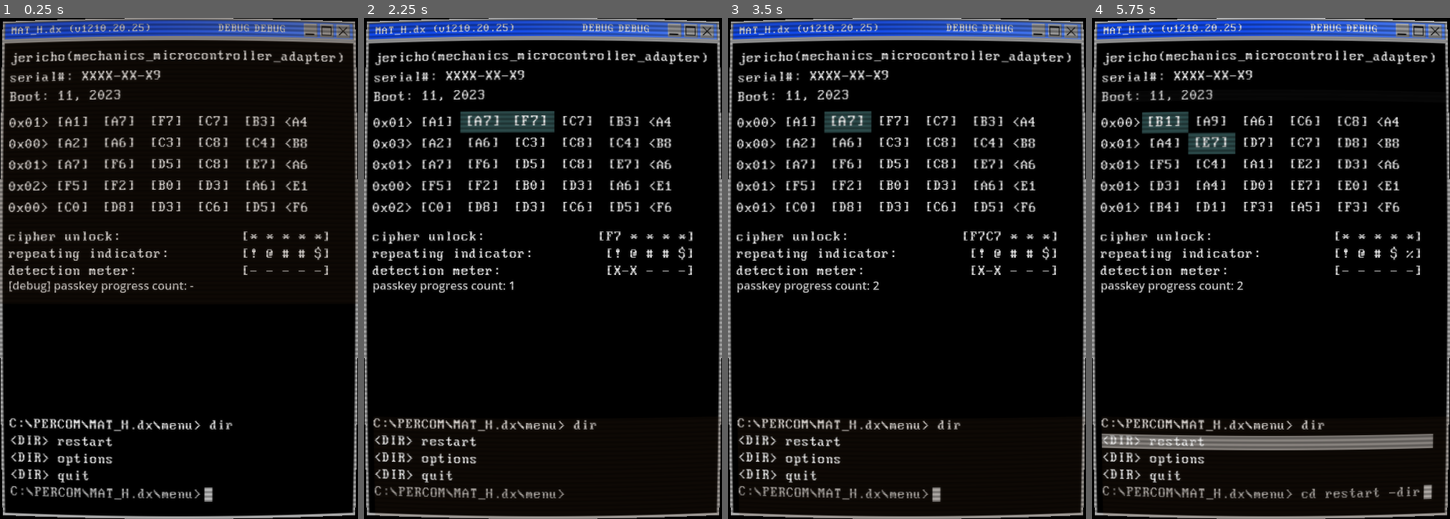
Above: before the commit, frames 1-4 (left to right).
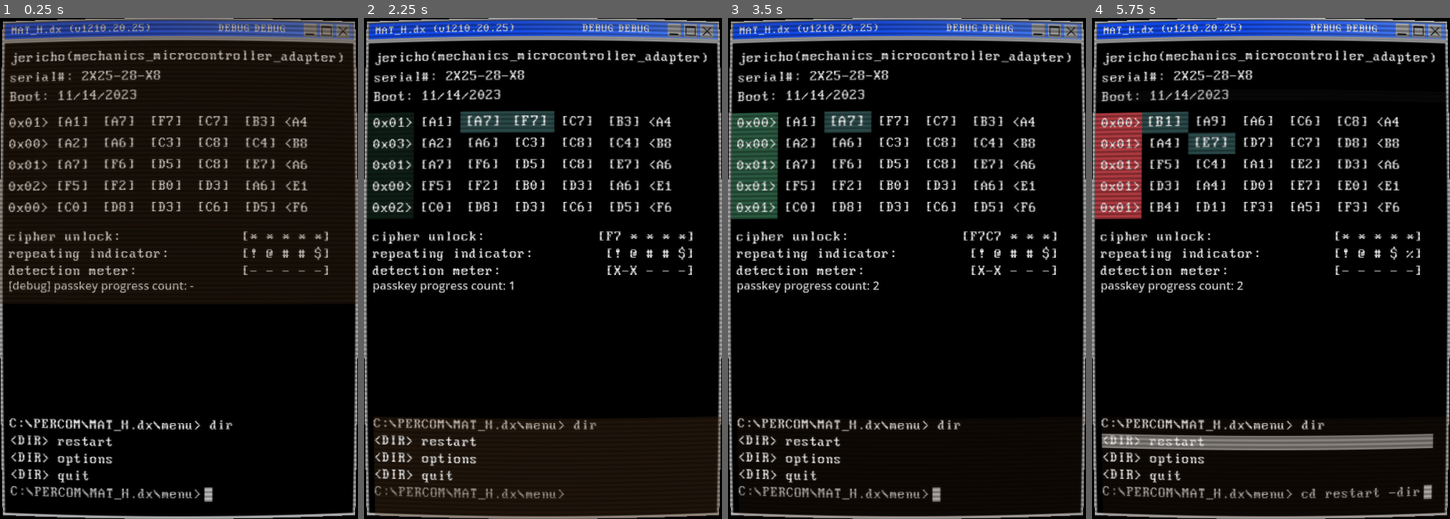
Above: after the commit, the same moments.

Repository: RusanJoshi/MAT_H.dx
Game: Godot game, scene res://main scenes/main.tscn
Two runs of this game, one before a commit and one after it. Both use one fixed random seed, a clock stepped at 60 frames per second and the inputs below.
Inputs (mouse positions are in pixels of both pictures, inside the frame that each line leads up to):
- Up to frame 1 (0.25 s): no input
- Up to frame 2 (2.25 s): drag from (435, 123) to (532, 123) at 0.52 s; drag from (482, 123) to (578, 123) at 1.27 s; tap Enter at 2 s; move the mouse to (532, 123) at 2.02 s; hold Right (right_key) from 2.03 s (still down); tap Tab (tab_key) at 2.1 s; click (532, 123) at 2.17 s
- Up to frame 3 (3.5 s): tap R (r_key) at 2.3 s; release Right (right_key) at 2.75 s; drag from (942, 123) to (846, 123) at 2.77 s
- Up to frame 4 (5.75 s): drag from (1353, 123) to (1260, 123) at 3.52 s; drag from (1163, 143) to (1353, 123) at 4.27 s; tap Space (spacebar_key) at 5, 5.3 s; move the mouse to (1210, 143) at 5.02 s; hold Down (down_key) from 5.03 s (still down); tap R (r_key) at 5.1 s; click (1210, 143) at 5.17 s

The runs differ from the first frame. In frame 1, 0.6% of the frame differs, in the area x 1-99%, y 2-51%; in frame 2, 1.9%; in frame 3, 2.9%; in frame 4, 3.0%, in the area x 0-45%, y 10-41%.

Commit message:
hemlock port commit 01/26

Diff:
--- a/main scenes/main.tscn
+++ b/main scenes/main.tscn
@@ -33,6 +33,18 @@
 "update": 0,
 "values": [Vector2(0, 0)]
 }
+tracks/1/type = "value"
+tracks/1/imported = false
+tracks/1/enabled = true
+tracks/1/path = NodePath("FocusHighlightBackground:theme_override_styles/panel:bg_color")
+tracks/1/interp = 1
+tracks/1/loop_wrap = true
+tracks/1/keys = {
+"times": PackedFloat32Array(0),
+"transitions": PackedFloat32Array(1),
+"update": 0,
+"values": [Color(0.392157, 0.254902, 0.137255, 0.156863)]
+}
 
 [sub_resource type="Animation" id="Animation_a5774"]
 resource_name = "RollingBarAnimation"
@@ -50,8 +62,25 @@
 "values": [Vector2(0, 0), Vector2(0, 700)]
 }
 
+[sub_resource type="Animation" id="Animation_is1ea"]
+resource_name = "FocusDimming"
+length = 0.5
+tracks/0/type = "value"
+tracks/0/imported = false
+tracks/0/enabled = true
+tracks/0/path = NodePath("FocusHighlightBackground:theme_override_styles/panel:bg_color")
+tracks/0/interp = 1
+tracks/0/loop_wrap = true
+tracks/0/keys = {
+"times": PackedFloat32Array(0, 0.5),
+"transitions": PackedFloat32Array(1, 1),
+"update": 0,
+"values": [Color(0.392157, 0.254902, 0.137255, 0.392157), Color(0.392157, 0.254902, 0.137255, 0.156863)]
+}
+
 [sub_resource type="AnimationLibrary" id="AnimationLibrary_lxix7"]
 _data = {
+"FocusDimming": SubResource("Animation_is1ea"),
 "RESET": SubResource("Animation_7gklk"),
 "RollingBarAnimation": SubResource("Animation_a5774")
 }
@@ -97,7 +126,7 @@
 grow_horizontal = 2
 grow_vertical = 2
 text = "jericho(mechanics_microcontroller_adapter)
-serial#: XXXX-XX-X9
+serial#: 2X25-28-X8
 "
 label_settings = SubResource("LabelSettings_s5ut6")
 metadata/_edit_lock_ = true
--- a/matrix/occurrence_count.tscn
+++ b/matrix/occurrence_count.tscn
@@ -21,8 +21,8 @@
 }
 
 [sub_resource type="Animation" id="Animation_78ck1"]
-resource_name = "flash"
-length = 0.5
+resource_name = "correct_flash"
+length = 0.8
 tracks/0/type = "value"
 tracks/0/imported = false
 tracks/0/enabled = true
@@ -30,16 +30,33 @@
 tracks/0/interp = 1
 tracks/0/loop_wrap = true
 tracks/0/keys = {
-"times": PackedFloat32Array(0, 0.233333, 0.5),
-"transitions": PackedFloat32Array(1, 1, 1),
+"times": PackedFloat32Array(0, 0.2, 0.4, 0.6, 0.8),
+"transitions": PackedFloat32Array(1, 1, 1, 1, 1),
 "update": 0,
-"values": [Color(0, 0, 0, 1), Color(0.536422, 0.41284, 0, 1), Color(0, 0, 0, 1)]
+"values": [Color(0, 0, 0, 1), Color(0.239216, 0.501961, 0.360784, 1), Color(0, 0, 0, 1), Color(0.239216, 0.501961, 0.360784, 1), Color(0, 0, 0, 1)]
+}
+
+[sub_resource type="Animation" id="Animation_2h2pj"]
+resource_name = "incorrect_flash"
+length = 0.8
+tracks/0/type = "value"
+tracks/0/imported = false
+tracks/0/enabled = true
+tracks/0/path = NodePath("Panel:theme_override_styles/panel:bg_color")
+tracks/0/interp = 1
+tracks/0/loop_wrap = true
+tracks/0/keys = {
+"times": PackedFloat32Array(0, 0.2, 0.4, 0.6, 0.8),
+"transitions": PackedFloat32Array(1, 1, 1, 1, 1),
+"update": 0,
+"values": [Color(0, 0, 0, 1), Color(0.736497, 0.243272, 0.268965, 1), Color(0, 0, 0, 1), Color(0.736497, 0.243272, 0.268965, 1), Color(0, 0, 0, 1)]
 }
 
 [sub_resource type="AnimationLibrary" id="AnimationLibrary_1mbif"]
 _data = {
 "RESET": SubResource("Animation_v14cq"),
-"flash": SubResource("Animation_78ck1")
+"correct_flash": SubResource("Animation_78ck1"),
+"incorrect_flash": SubResource("Animation_2h2pj")
 }
 
 [node name="OccurrenceCount" type="Control"]
--- a/scripts/events.gd
+++ b/scripts/events.gd
@@ -8,5 +8,6 @@
 signal update_cipher_repeating_indicator(pPasskeyActual: String)
 signal cipher_ready_to_receive_passkey_actual # Emitted when the cipher scene is ready for the matrix scene to send the passkey_actual over.
 signal progress_detection_meter
+signal occurrence_count_update_flash
 signal victory_event
 signal restart_game
--- a/scripts/main.gd
+++ b/scripts/main.gd
@@ -20,13 +20,14 @@
 func _ready():
 	print("main.gd... loaded")
 	update_focus()
-	date_and_time.text = "Boot: " + str(datetime_dict.month) + ", " + str(datetime_dict.year)
+	date_and_time.text = "Boot: " + str(datetime_dict.month) + "/" + str(datetime_dict.day) + "/" + str(datetime_dict.year)
 
 func _process(delta):
 	if(Input.is_action_just_pressed("tab_key")): #switches focus between the matrix and mini-menu
 		update_focus()
 
 func update_focus():
+	animation_player.play("FocusDimming")
 	focus_boolean = !focus_boolean
 
 	if(!focus_boolean):
--- a/scripts/matrix.gd
+++ b/scripts/matrix.gd
@@ -5,6 +5,7 @@
 @onready var left_shell_v_box: VBoxContainer = $FoundationPanel/HBoxContainer/LeftShellPanel/LeftShellVBox
 @onready var inside_v_box: VBoxContainer = %InsideVBox
 @onready var right_shell_v_box: VBoxContainer = $FoundationPanel/HBoxContainer/RightShellPanel/RightShellVBox
+@onready var flash_timer: Timer = $FlashTimer
 
 var occurrence_count_array: Array[Control] # holds occurrence_count objects
 var horizontal_partition_array: Array[HBoxContainer] # holds horizontal_partitions (HBoxContainers)
@@ -24,6 +25,9 @@
 var trailing_cell_1
 var current_x_nav: int
 var current_y_nav: int
+
+#misc
+var index_count_hold: int
 
 func _ready():
 	print("matrix.gd... loaded")
@@ -119,8 +123,12 @@
 		progress_passkey(pSegCode)
 		test_local()
 		occurrence_count_update()
+		occurrence_count_array[0].correct_flash() # All of them flash. I don't know why.
 	else:
 		print("no match")
+		occurrence_count_array[0].incorrect_flash()
+		vpasp.stream = SoundLibrary.incorrect_choice
+		vpasp.play()
 		Events.progress_detection_meter.emit()
 
 func progress_passkey(pSegCode: String):
--- a/scripts/occurrence_count.gd
+++ b/scripts/occurrence_count.gd
@@ -11,7 +11,7 @@
 
 func _process(delta: float) -> void:
 	if(Input.is_action_just_pressed("r_key")):
-		animation_player.play("flash")
+		animation_player.play("incorrect_flash")
 
 func _ready():
 	default_label_settings.set_font(preload("res://fonts/Perfect DOS VGA 437 Win.ttf"))
@@ -34,7 +34,8 @@
 	else:
 		label.text = "0x-->"
 
-func count_change_flash():
-	#The plan is to have the occurance counts flash sequentially.
-	#Flash the color and increase the font and decrease the font. Like it's raising upwards.
-	animation_player.play("flash")
+func correct_flash():
+	animation_player.play("correct_flash")
+
+func incorrect_flash():
+	animation_player.play("incorrect_flash")
--- a/scripts/sound_library.gd
+++ b/scripts/sound_library.gd
@@ -30,6 +30,7 @@
 	preload("res://assets/sfx/particle_jingle_high_3.wav")
 ]
 
+var incorrect_choice: AudioStream = preload("res://assets/sfx/JDSherbertError1.wav")
 
 func _ready() -> void:
 	print("sound_library.gd... loaded")
Not shown, added: assets/sfx/JDSherbertError1.wav.import
Not shown, changed: credits.txt
Not shown: 1 places in main scenes/main.tscn that only renumber resources
Not shown: 1 places in matrix/occurrence_count.tscn that only renumber resources
Not shown, added: assets/sfx/JDSherbertError1.wav
